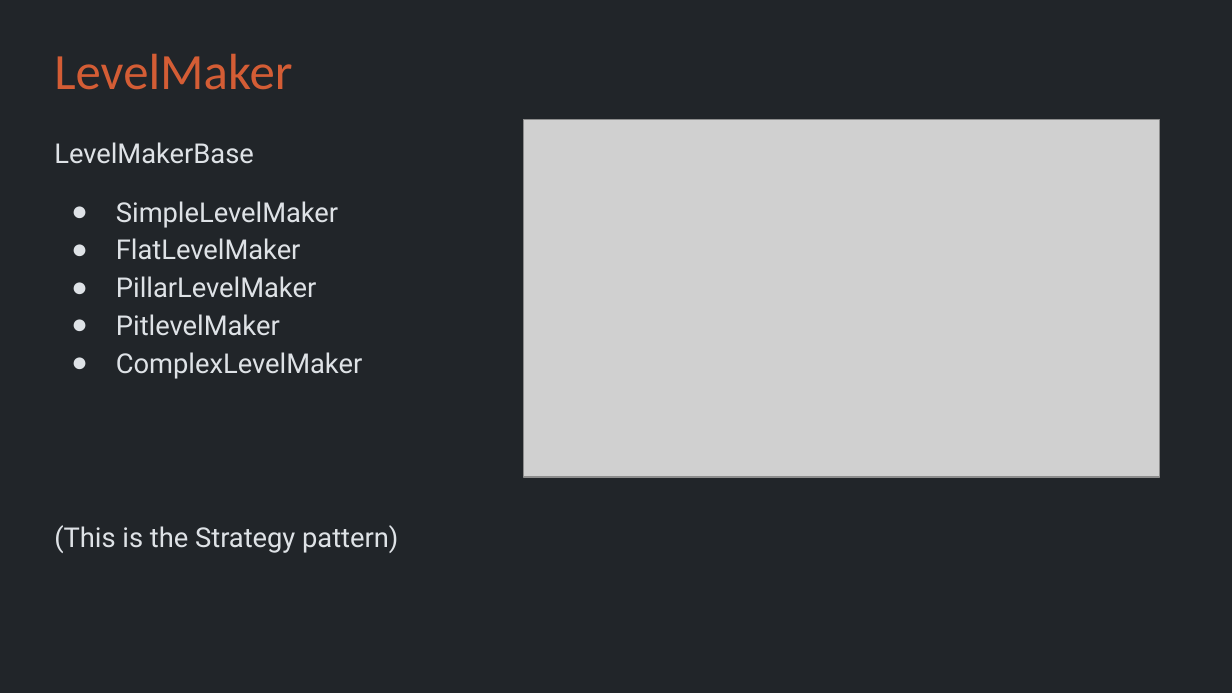
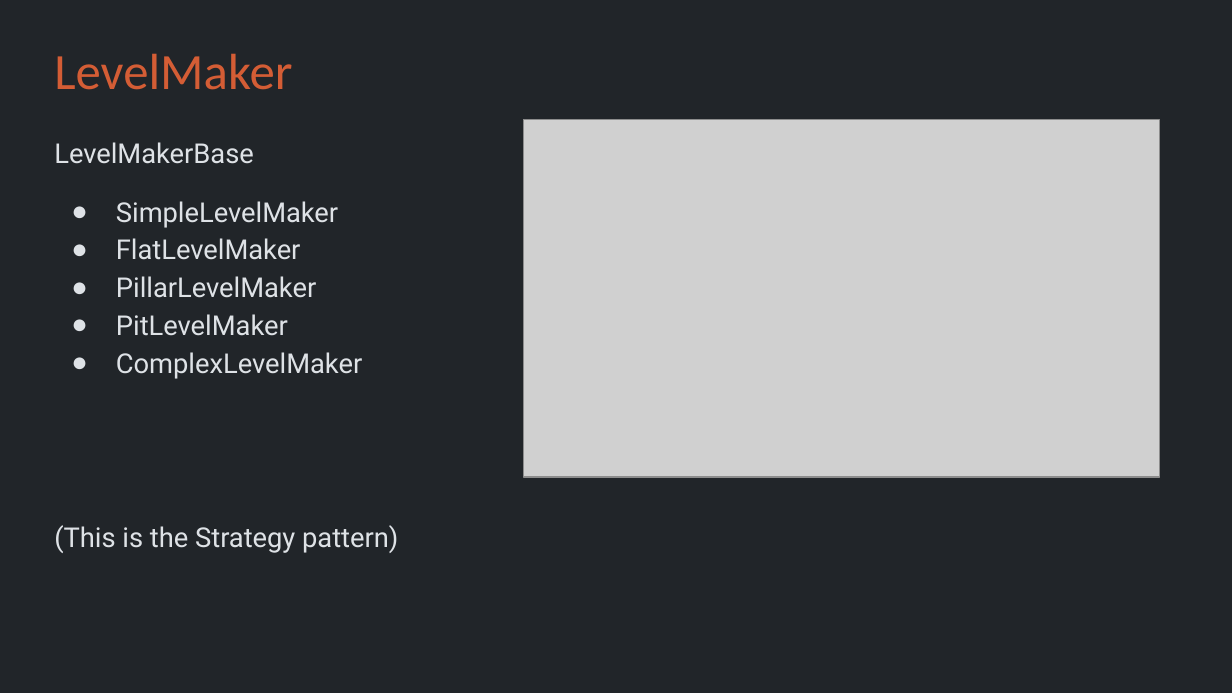
Before and after one commit to Metamate/gar, a slide deck: slide 13 of slides/06 Super Mario Bros.pptx. Drawn at 1232x693 pixels with LibreOffice and Linux fonts; fonts in the diff are those of the drawing; grey boxes stand for pictures. Boxes give left, top, right and bottom in pixels: in the first picture for what was removed or moved away, otherwise in the second. Text is boxed around its words. In the diff, an @@ line names an element or a change of style, - is before the commit and + after.

```diff
--- a/slides/06 Super Mario Bros.pptx
+++ b/slides/06 Super Mario Bros.pptx
@@ text at (116,314,288,336): text changed @@
-● PitlevelMaker
+● PitLevelMaker
```
Also in this commit, not shown: 6 other files.
